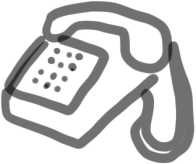
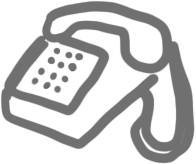
Comparing the layer stacks of the two 196x164 images. Changes:
painted on "Layer 2" over [4, 32, 173, 97]
